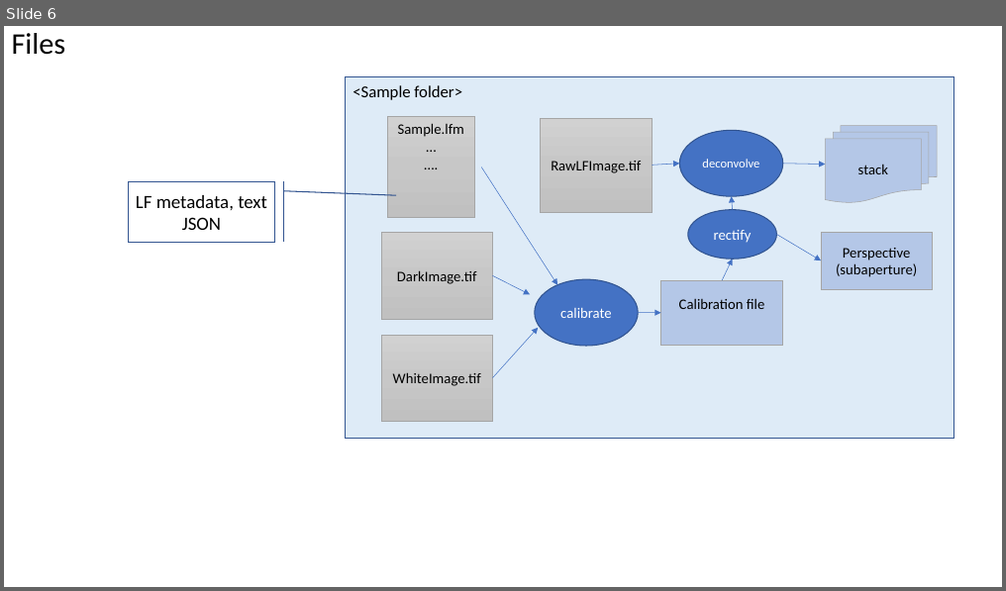
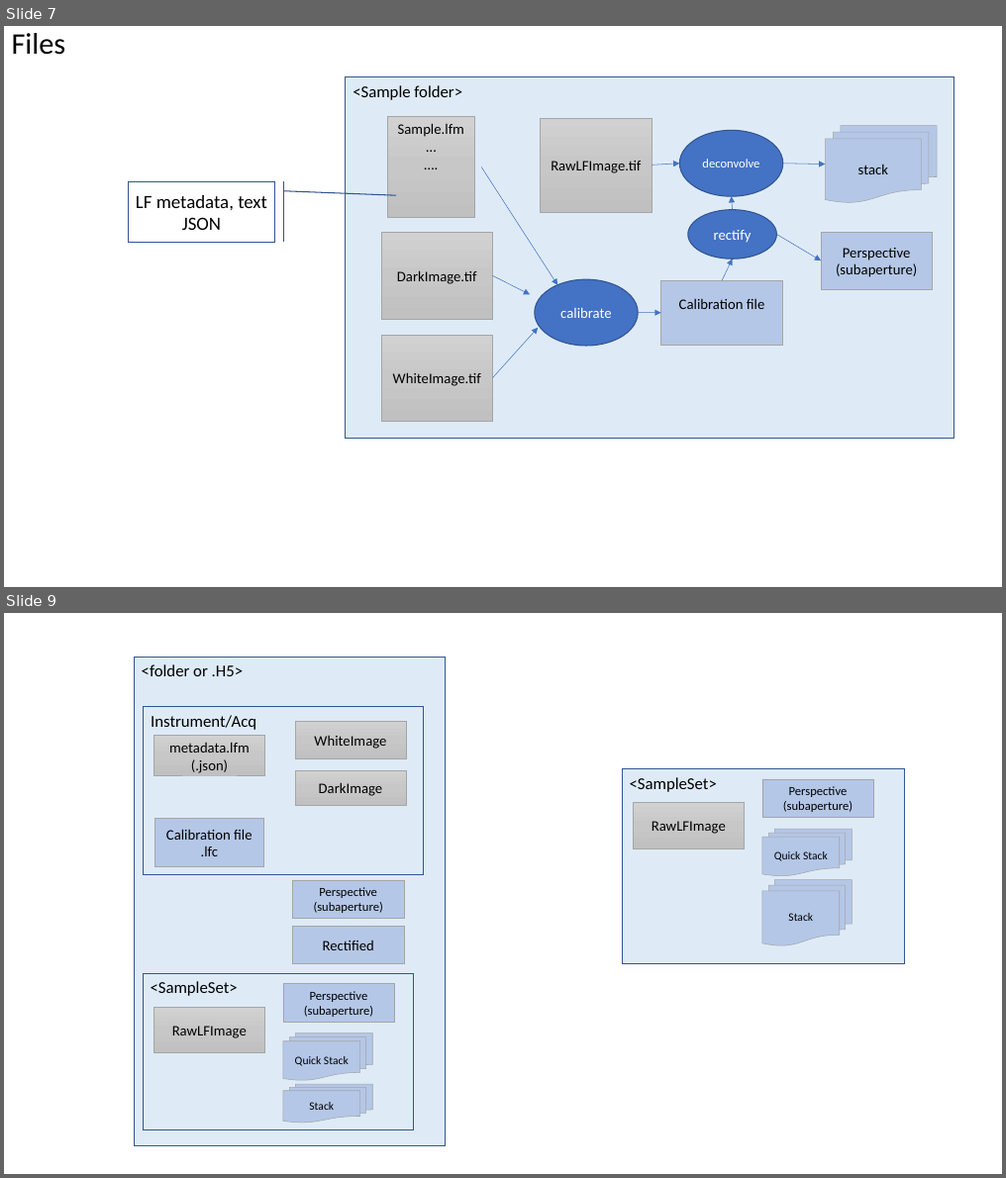
Before and after one commit to PolarizedLightFieldMicroscopy/Documents, a slide deck: LFI plugin/LFM Toolbox.pptx. Shown one above the other, each under a label of ours: slide 6 before the commit, slides 7 and 9 after it; the slides between them are not shown. The pictures are 1006x591 and 1006x1178 pixels, drawn with LibreOffice and Linux fonts; fonts in the diff are those of the drawing. Boxes give left, top, right and bottom in pixels: in the first picture for what was removed or moved away, otherwise in the second. Text is boxed around its words. In the diff, an @@ line names an element or a change of style, - is before the commit and + after.

```diff
--- a/LFI plugin/LFM Toolbox.pptx
+++ b/LFI plugin/LFM Toolbox.pptx
@@ slide 9 added at [4,613,1002,1174], background #FFFFFF @@
@@ rectangle added at [135,658,446,1147], fill #DEEBF7, outline #325491 1 pt, 16 pt, text #000000 @@
+<folder or .H5>
@@ rectangle added at [144,707,423,875], outline #325491 1 pt, 16 pt, text #000000 @@
+Instrument/Acq
@@ rectangle added at [295,721,406,759], fill gradient #D2D2D2 to #C8C8C8 to #C0C0C0, outline #A5A5A5 0.5 pt, 14 pt, text #000000 @@
+WhiteImage
@@ rectangle added at [153,735,264,775], fill gradient #D2D2D2 to #C8C8C8 to #C0C0C0, outline #A5A5A5 0.5 pt, 14 pt, text #000000 @@
+metadata.lfm
+(.json)
@@ rectangle added at [295,771,406,806], fill gradient #D2D2D2 to #C8C8C8 to #C0C0C0, outline #A5A5A5 0.5 pt, 14 pt, text #000000 @@
+DarkImage
@@ rectangle added at [623,769,905,964], fill #DEEBF7, outline #325491 1 pt, 16 pt, text #000000 @@
+<SampleSet>
@@ rectangle added at [762,779,874,817], fill #B4C7E7, outline #A5A5A5 0.5 pt, 12 pt, text #000000 @@
+Perspective
+(subaperture)
@@ rectangle added at [155,818,263,866], fill #B4C7E7, outline #A5A5A5 0.5 pt, 14 pt, text #000000 @@
+Calibration file
+.lfc
@@ rectangle added at [634,803,745,850], fill gradient #D2D2D2 to #C8C8C8 to #C0C0C0, outline #A5A5A5 0.5 pt, 14 pt, text #000000 @@
+RawLFImage
@@ flow chart multidocument added at [762,830,852,876], fill #B4C7E7, outline #A5A5A5 0.5 pt, 11 pt, text #000000 @@
+Quick Stack
@@ rectangle added at [293,880,405,919], fill #B4C7E7, outline #A5A5A5 0.5 pt, 12 pt, text #000000 @@
+Perspective
+(subaperture)
@@ flow chart multidocument added at [762,880,852,947], fill #B4C7E7, outline #A5A5A5 0.5 pt, 11 pt, text #000000 @@
+Stack
@@ rectangle added at [293,926,405,964], fill #B4C7E7, outline #A5A5A5 0.5 pt, 14 pt, text #000000 @@
+Rectified
@@ rectangle added at [143,973,413,1131], fill #DEEBF7, outline #325491 1 pt, 16 pt, text #000000 @@
+<SampleSet>
@@ rectangle added at [283,983,395,1022], fill #B4C7E7, outline #A5A5A5 0.5 pt, 12 pt, text #000000 @@
+Perspective
+(subaperture)
@@ rectangle added at [153,1008,264,1054], fill gradient #D2D2D2 to #C8C8C8 to #C0C0C0, outline #A5A5A5 0.5 pt, 14 pt, text #000000 @@
+RawLFImage
@@ flow chart multidocument added at [283,1034,373,1081], fill #B4C7E7, outline #A5A5A5 0.5 pt, 11 pt, text #000000 @@
+Quick Stack
@@ flow chart multidocument added at [283,1084,373,1123], fill #B4C7E7, outline #A5A5A5 0.5 pt, 11 pt, text #000000 @@
+Stack
@@ what was slide 6 is now slide 7 @@
```
Also in this commit, not shown: 1 slide changed, 5 other slides added, 1 slide removed, 2 other files.
